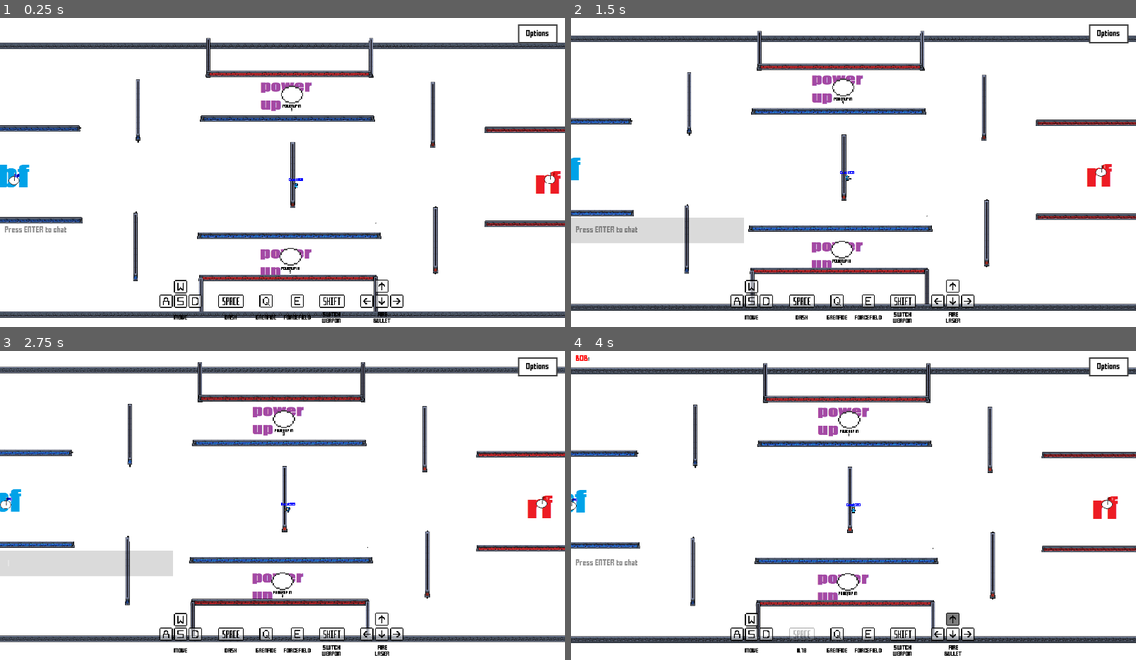
Above: before the commit, frames 1-4 (two rows, left to right).
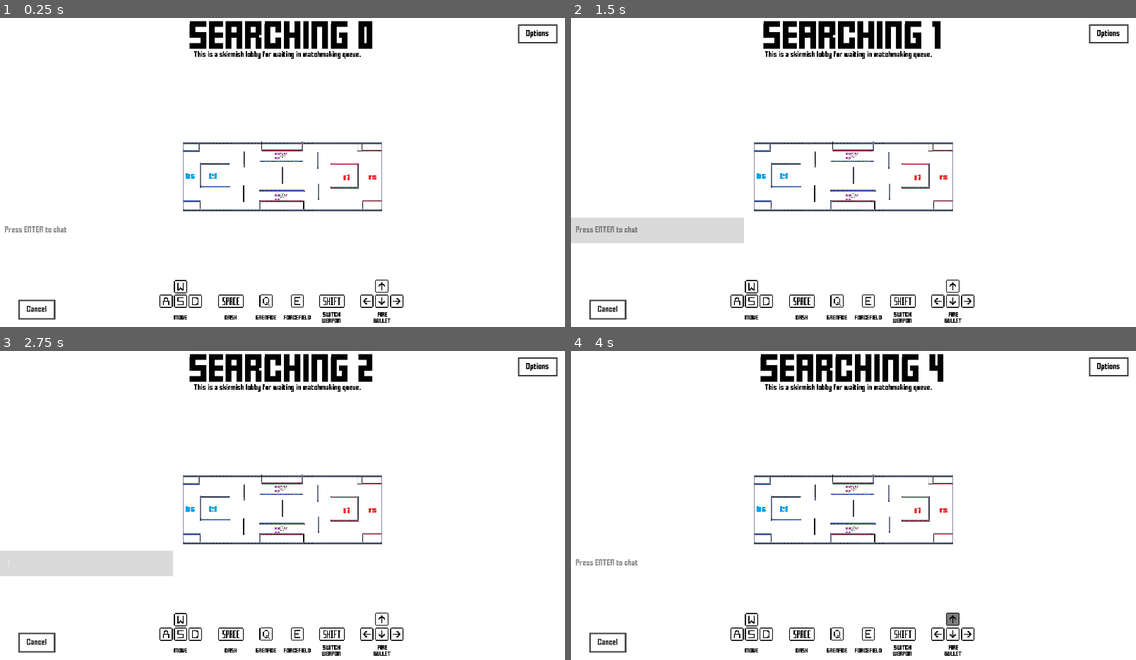
Above: after the commit, the same moments.

Repository: MarshallJDem/SuperCTF
Game: Godot game, scene res://GameContent/Main.tscn
Two runs of this game, one before a commit and one after it. Both use one fixed random seed, a clock stepped at 60 frames per second and the inputs below. This scene is started directly instead of the project's main scene. Sound files missing from this copy of the repository are replaced by a short silence.
Inputs (mouse positions are in pixels of both pictures, inside the frame that each line leads up to):
- Up to frame 1 (0.25 s): no input
- Up to frame 2 (1.5 s): click (655, 231) at 0.52 s; type "12" at 0.6 s; tap Enter at 1.25 s; move the mouse to (977, 160) at 1.27 s; press the mouse at (977, 160) at 1.28 s; hold Right from 1.28 s (still down)
- Up to frame 3 (2.75 s): tap Space at 1.52, 2.27 s; move the mouse to (169, 527) at 2.02 s; release Right at 2.03 s; release the mouse at (169, 527) at 2.03 s; hold Down from 2.03 s (still down); right-click (169, 527) at 2.1 s
- Up to frame 4 (4 s): tap Space at 2.75, 3.77 s; move the mouse to (910, 440) at 2.77 s; release Down at 2.78 s; hold Right 2.78-3.53 s; tap Enter at 2.85 s; move the mouse to (825, 573) at 3.52 s; hold Up from 3.53 s (still down); tap 1 at 3.6 s; click (825, 573) at 3.67 s

The runs differ from the first frame. In frame 1, 13% of the frame differs, in the area x 0-100%, y 0-98%; in frame 2, 13%; in frame 3, 14%, in the area x 0-100%, y 0-99%; in frame 4, 14%.
Error after the commit: Invalid get index 'Null' (on base: 'Dictionary'). (res://GameContent/LineEdit.gd:74)

Commit message:
Changed how port management works and added support for experimental versions

Diff:
--- a/GameContent/NetworkController.gd
+++ b/GameContent/NetworkController.gd
@@ -38,9 +38,11 @@
 		spawn_flag(1);
 		#call_deferred("spawn_flag", 1, Vector2(-200, 0));
 		return;
-	if Globals.player_status == 1 or (Globals.isServer and (Globals.port == 42402 or Globals.port == 42499)):
+	if Globals.experimental or Globals.player_status == 1 or (Globals.isServer and (Globals.port == 42402 or Globals.port == 42499)):
 		isSkirmish = true;
 	if isSkirmish:
+		if Globals.experimental:
+			Globals.port = 42499;
 		Globals.serverIP = Globals.skirmishIPPrefix + str(Globals.port);
 	get_tree().connect("network_peer_connected",self, "_client_connected");
 	get_tree().connect("network_peer_disconnected",self, "_client_disconnected");
--- a/Globals.gd
+++ b/Globals.gd
@@ -1,13 +1,15 @@
 extends Node
 
 # Whether to run in testing mode (for development uses)
-var testing = true;
+var testing = false;
+# Whether to run as an experimental version for public testing
+var experimental = true;
 
 #Game Servers (Both clients and servers use these vars, but in different ways. overlapping would not work)
 var serverIP = "";
 var serverPublicToken;
 var skirmishIPPrefix = "superctf.com:";
-var port = 42403;
+var port = 42402;
 var serverPrivateToken = "privatetoken" + str(port);
 var isServer = false;
 var allowedPlayers = [];
@@ -91,8 +93,10 @@
 		port = int(arguments["port"]);
 	if arguments.has("isServer"):
 		isServer = true if arguments["isServer"] == "true" else false;
-	if arguments.has("testing"):
-		testing = true if arguments["testing"] == "true" else false;
+	if arguments.has("experimental"):
+		experimental = true if arguments["experimental"] == "true" else false;
+	if experimental:
+		get_tree().change_scene("res://GameContent/Main.tscn");
 
 func _ready():
 	add_child(HTTPRequest_PollPlayerStatus);
--- a/TitleScreen.tscn
+++ b/TitleScreen.tscn
@@ -75,6 +75,7 @@
 position = Vector2( 10, -14 )
 scale = Vector2( 2, 2 )
 frames = SubResource( 1 )
+frame = 2
 playing = true
 
 [node name="Area2D" type="Area2D" parent="Flag2" groups=[
